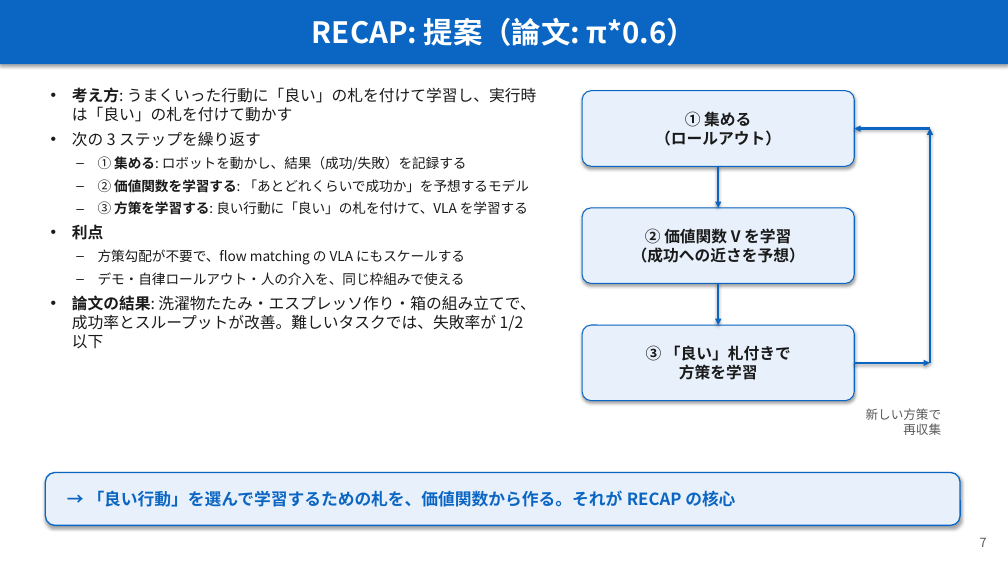
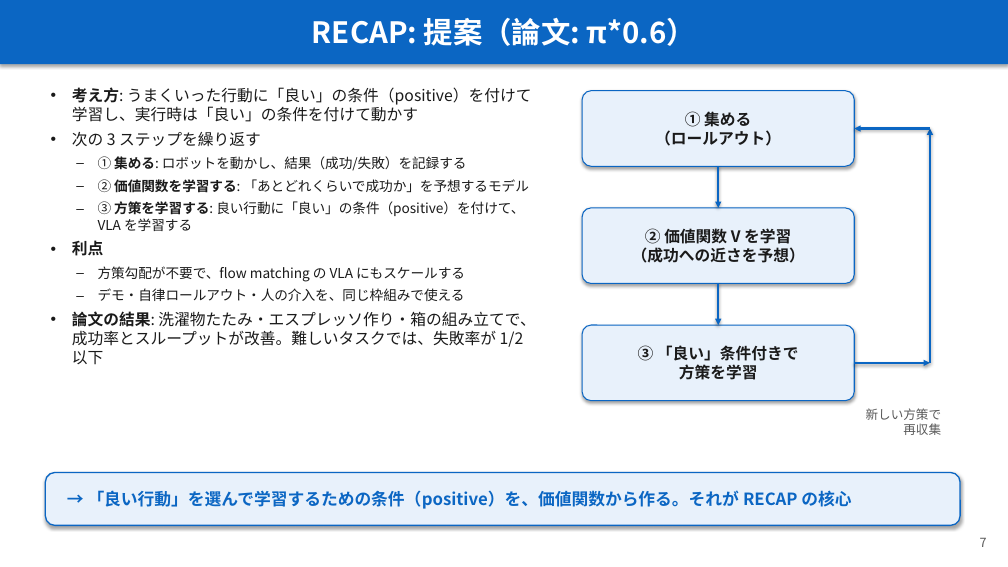
Before and after one commit to Junhand/libero_RL, a slide deck: slide 7 of docs/RECAP_STEAM_RLToken.pptx. Drawn at 1008x567 pixels with LibreOffice and Linux fonts; fonts in the diff are those of the drawing. Boxes give left, top, right and bottom in pixels: in the first picture for what was removed or moved away, otherwise in the second. Text is boxed around its words. In the diff, an @@ line names an element or a change of style, - is before the commit and + after.

```diff
--- a/docs/RECAP_STEAM_RLToken.pptx
+++ b/docs/RECAP_STEAM_RLToken.pptx
@@ text at <box>72,87,532,122</box>: text changed @@
-• 考え方: うまくいった行動に「良い」の札を付けて学習し、実行時は「良い」の札を付けて動かす
+• 考え方: うまくいった行動に「良い」の条件（positive）を付けて学習し、実行時は「良い」の条件を付けて動かす
@@ text at <box>98,201,524,231</box>: text changed @@
-– ③ 方策を学習する: 良い行動に「良い」の札を付けて、VLA を学習する
+– ③ 方策を学習する: 良い行動に「良い」の条件（positive）を付けて、VLA を学習する
@@ text in rounded rectangle at <box>638,345,799,361</box>: text changed @@
-③ 「良い」札付きで
+③ 「良い」条件付きで
@@ text in rounded rectangle at <box>88,490,851,509</box>: text changed @@
-→ 「良い行動」を選んで学習するための札を、価値関数から作る。それが RECAP の核心
+→ 「良い行動」を選んで学習するための条件（positive）を、価値関数から作る。それが RECAP の核心
```
Also in this commit, not shown: 14 other slides changed, 1 other file.
